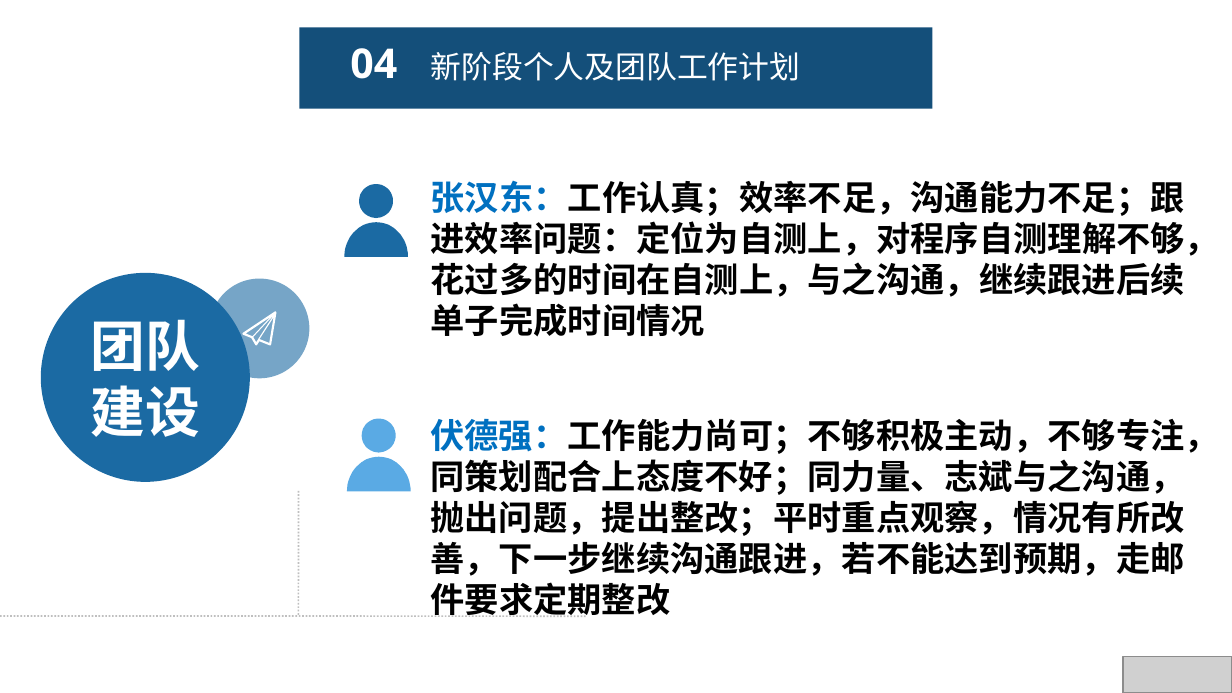
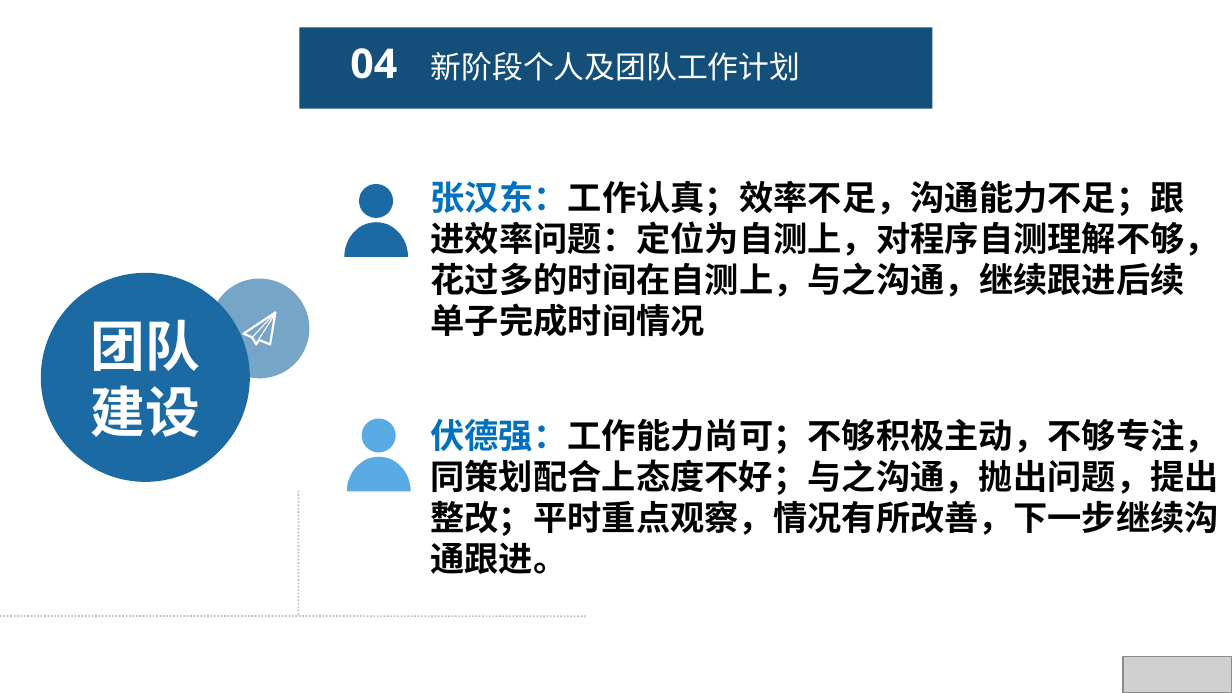
Before and after one commit to fengyuyu/world_rpg, a slide deck: slide 12 of 陈国锋-述职报告 .pptx (slide 16 before the commit). Drawn at 1232x693 pixels with LibreOffice and Linux fonts; fonts in the diff are those of the drawing; grey boxes stand for pictures. Boxes give left, top, right and bottom in pixels: in the first picture for what was removed or moved away, otherwise in the second. Text is boxed around its words. In the diff, an @@ line names an element or a change of style, - is before the commit and + after.

```diff
--- a/陈国锋-述职报告 .pptx
+++ b/陈国锋-述职报告 .pptx
@@ text at (430,459,1218,574): text changed @@
-同策划配合上态度不好；同力量、志斌与之沟通，
-抛出问题，提出整改；平时重点观察，情况有所改
-善，下一步继续沟通跟进，若不能达到预期，走邮
-件要求定期整改
+同策划配合上态度不好；与之沟通，抛出问题，提出
+整改；平时重点观察，情况有所改善，下一步继续沟
+通跟进。
```
Also in this commit, not shown: 3 other slides changed, 4 slides removed, 2 other files.
